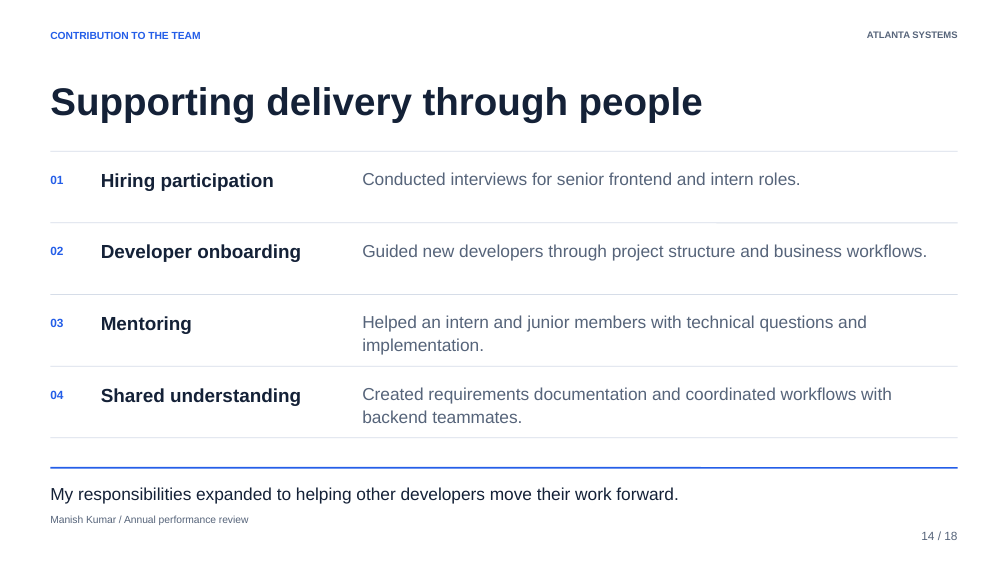
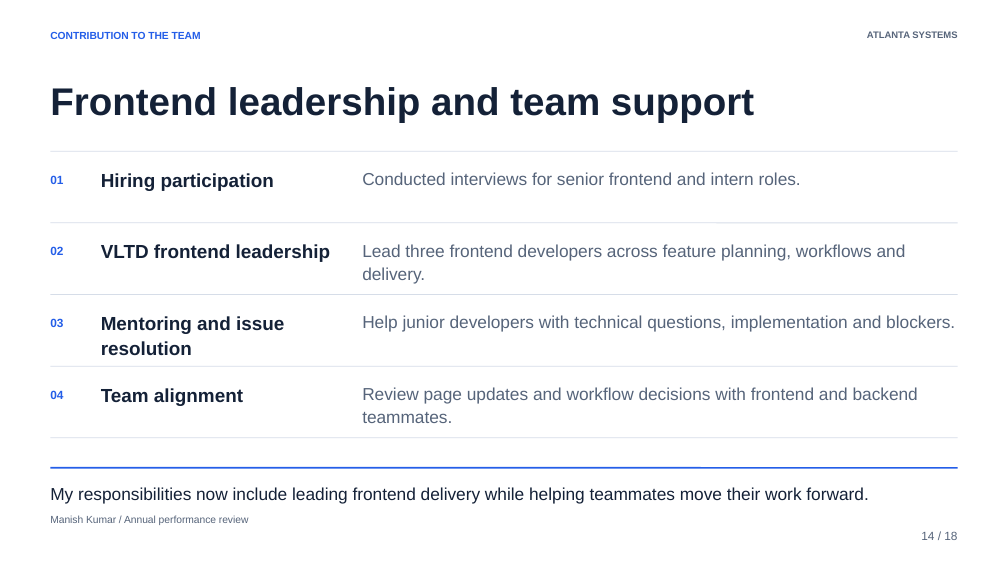
Before and after one commit to atlanta-manish/Atlanta-one-year-ppt, a slide deck: slide 14 of Atlanta-Year-One.pptx. Drawn at 1008x567 pixels with LibreOffice and Linux fonts; fonts in the diff are those of the drawing. Boxes give left, top, right and bottom in pixels: in the first picture for what was removed or moved away, otherwise in the second. Text is boxed around its words. In the diff, an @@ line names an element or a change of style, - is before the commit and + after.

```diff
--- a/Atlanta-Year-One.pptx
+++ b/Atlanta-Year-One.pptx
@@ text at <box>50,87,754,123</box>: text changed @@
-Supporting delivery through people
+Frontend leadership and team support
@@ text at <box>101,244,330,262</box>: text changed @@
-Developer onboarding
+VLTD frontend leadership
@@ text at <box>362,244,906,283</box>: text changed @@
-Guided new developers through project structure and business workflows.
+Lead three frontend developers across feature planning, workflows and delivery.
@@ text at <box>101,316,284,355</box>: text changed @@
-Mentoring
+Mentoring and issue resolution
@@ text at <box>362,315,955,332</box>: text changed @@
-Helped an intern and junior members with technical questions and implementation.
+Help junior developers with technical questions, implementation and blockers.
@@ text at <box>101,388,243,406</box>: text changed @@
-Shared understanding
+Team alignment
@@ text at <box>362,387,918,423</box>: text changed @@
-Created requirements documentation and coordinated workflows with backend teammates.
+Review page updates and workflow decisions with frontend and backend teammates.
@@ text at <box>50,487,868,504</box>: text changed @@
-My responsibilities expanded to helping other developers move their work forward.
+My responsibilities now include leading frontend delivery while helping teammates move their work forward.
```
Also in this commit, not shown: 10 other slides changed, 6 other files.
